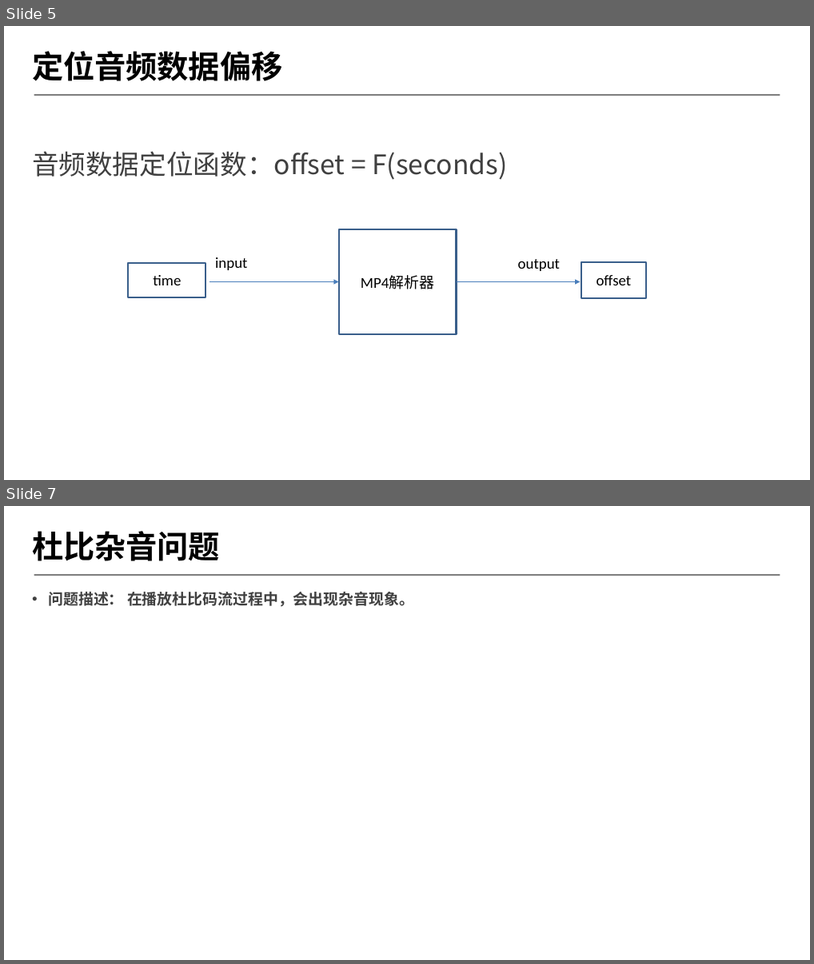
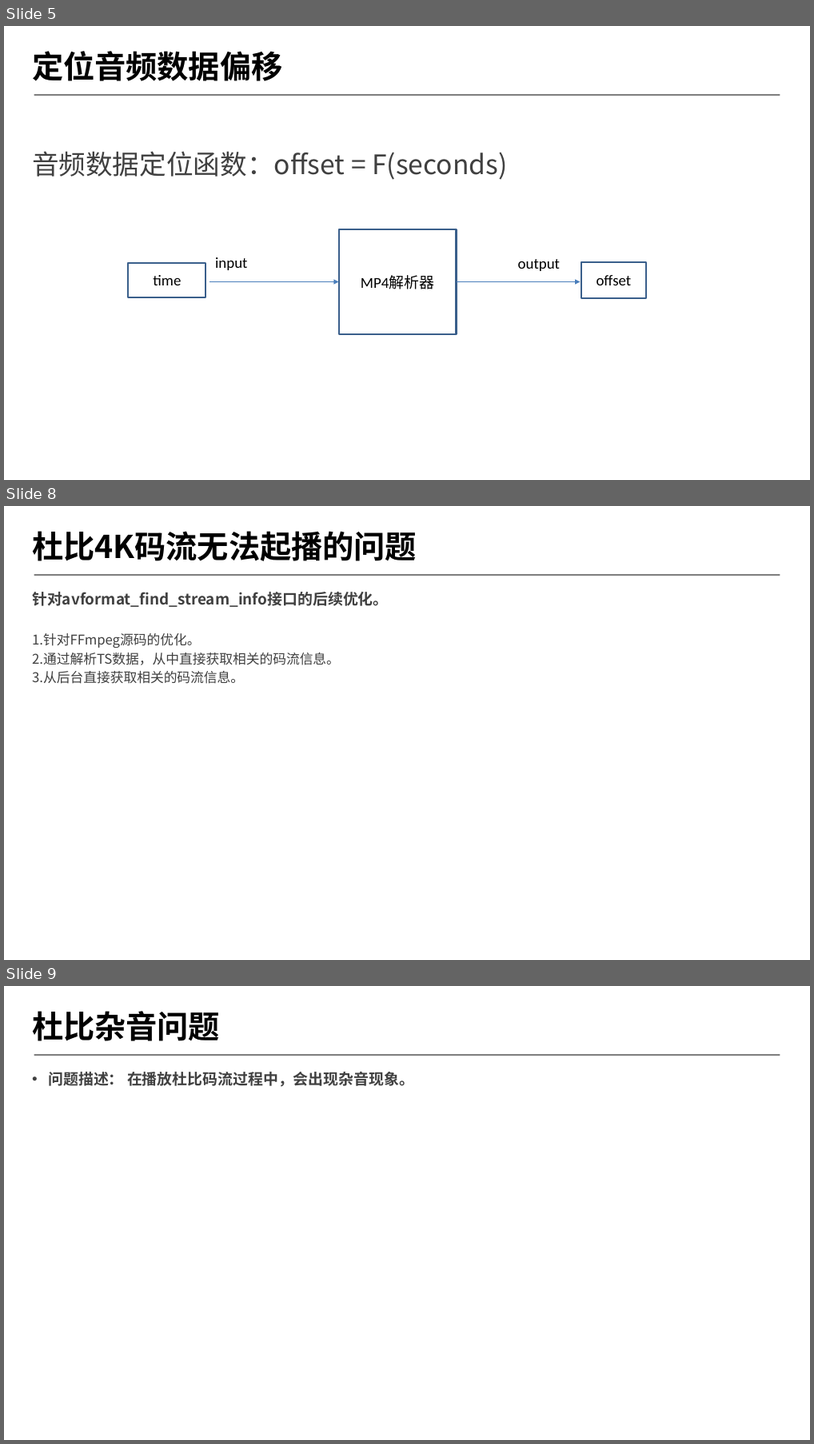
Before and after one commit to byrgyj/Document, a slide deck: ISO_IEC_Document/mpegts/ppt/2018-第四季度季度会报告.pptx. Shown one above the other, each under a label of ours: slides 5 and 7 before the commit, slides 5, 8 and 9 after it; the slides between them are not shown. The pictures are 814x964 and 814x1444 pixels, drawn with LibreOffice and Linux fonts; fonts in the diff are those of the drawing; background and template pictures are left out. Boxes give left, top, right and bottom in pixels: in the first picture for what was removed or moved away, otherwise in the second. Text is boxed around its words. In the diff, an @@ line names an element or a change of style, - is before the commit and + after.

```diff
--- a/ISO_IEC_Document/mpegts/ppt/2018-第四季度季度会报告.pptx
+++ b/ISO_IEC_Document/mpegts/ppt/2018-第四季度季度会报告.pptx
@@ slide 8 added at (4, 506, 810, 960), background #FFFFFF; not listed: 1 template element that a slide beside it also shows @@
@@ title added at (32, 531, 417, 561), 37.3 pt, text #000000, bold @@
+杜比4K码流无法起播的问题
@@ text added at (32, 592, 389, 684), 16 pt, text #404040 @@
+针对avformat_find_stream_info接口的后续优化。
+1.针对FFmpeg源码的优化。
+2.通过解析TS数据，从中直接获取相关的码流信息。
+3.从后台直接获取相关的码流信息。
@@ what was slide 7 is now slide 9 @@
```
Also in this commit, not shown: 1 slide changed, 1 other slide added, 1 other file.
